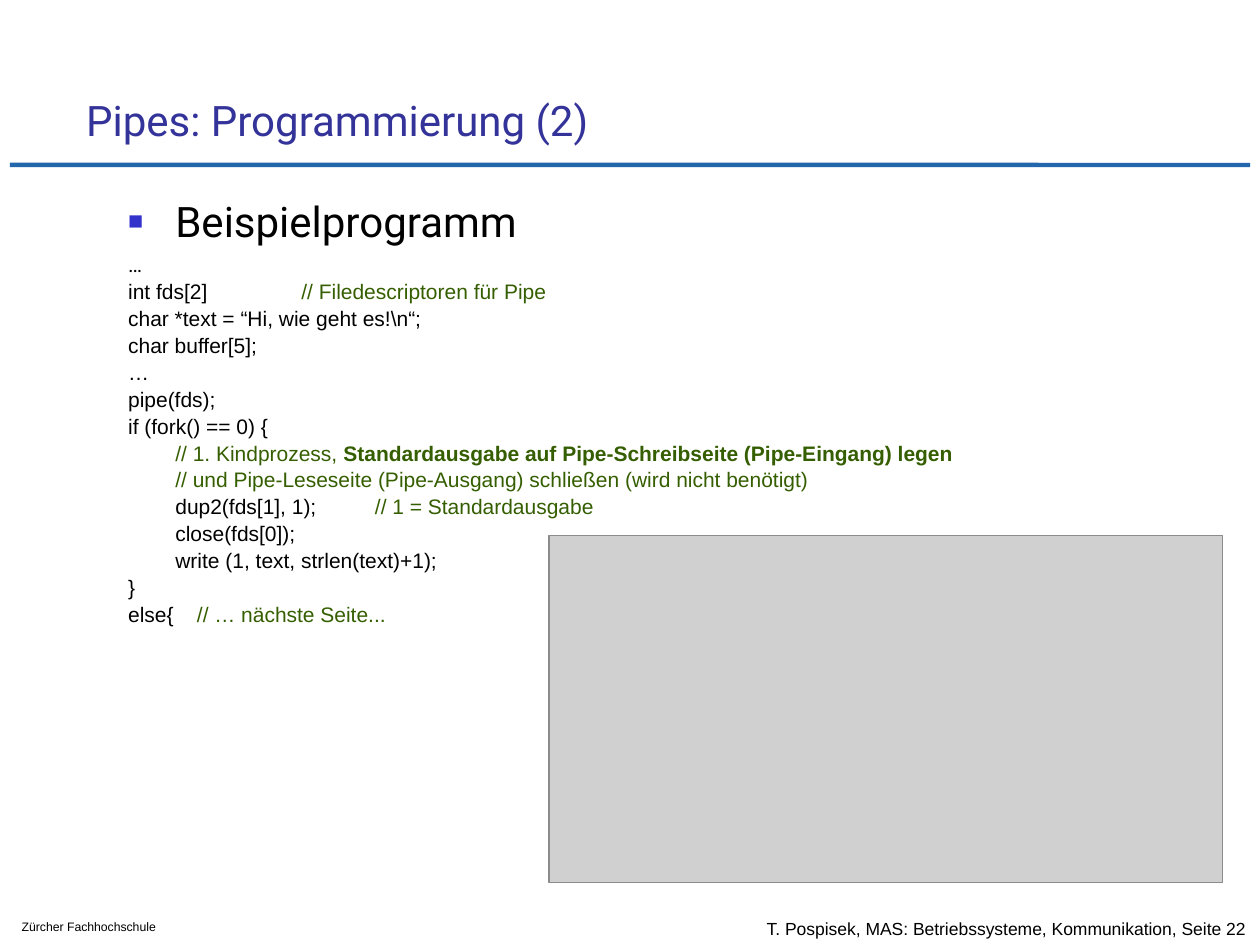
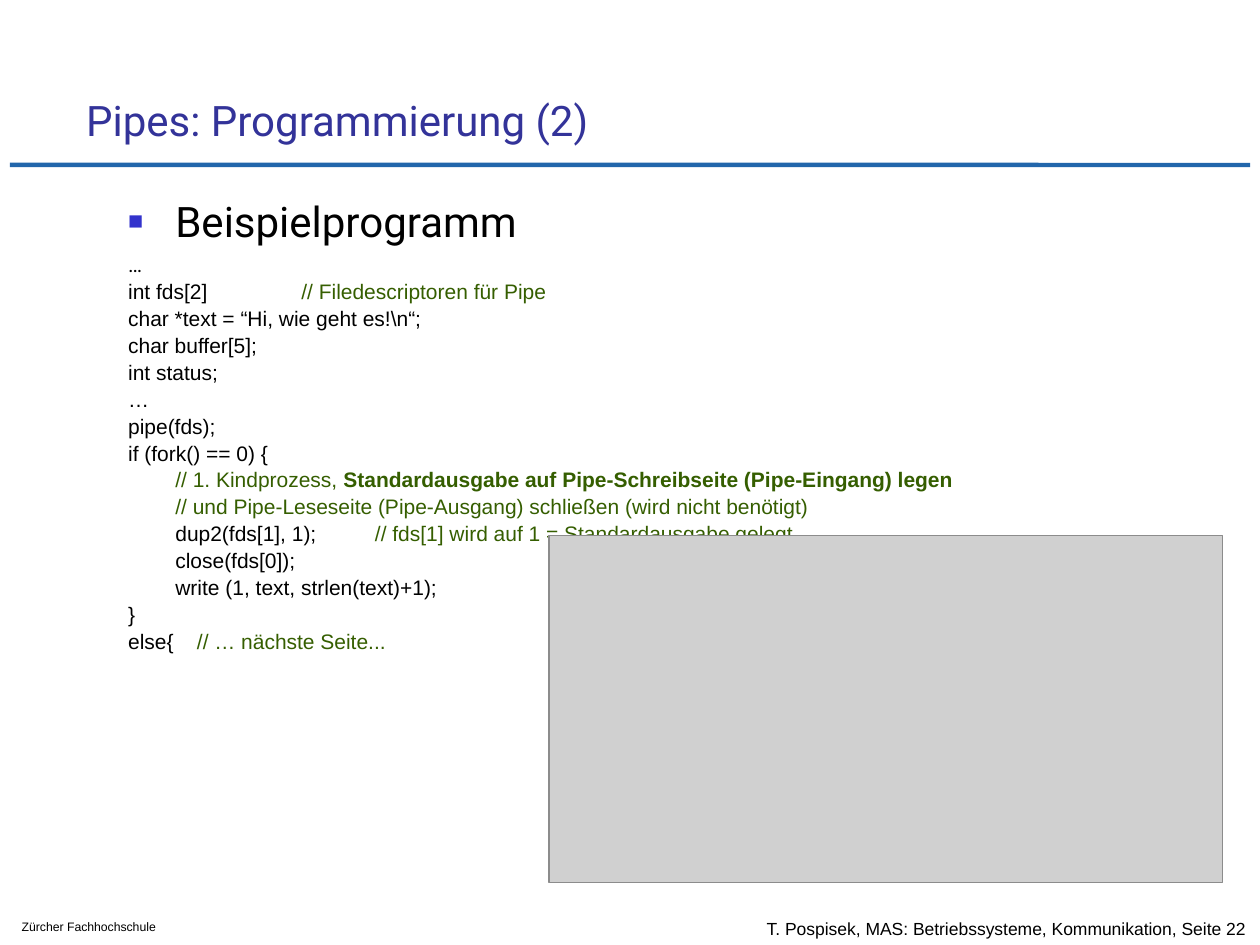
Before and after one commit to tpo/betriebssysteme, a slide deck: slide 22 of 09_Kommunikation_von_Prozessen_und_Threads.odp. Drawn at 1260x945 pixels with LibreOffice and Linux fonts; fonts in the diff are those of the drawing; grey boxes stand for pictures; background and template pictures are left out. Boxes give left, top, right and bottom in pixels: in the first picture for what was removed or moved away, otherwise in the second. Text is boxed around its words. In the diff, an @@ line names an element or a change of style, - is before the commit and + after.

```diff
--- a/09_Kommunikation_von_Prozessen_und_Threads.odp
+++ b/09_Kommunikation_von_Prozessen_und_Threads.odp
@@ text at [128, 364, 218, 383]: paragraph added @@
+int status;
@@ text at [175, 525, 792, 546]: text changed @@
-dup2(fds[1], 1); // 1 = Standardausgabe
+dup2(fds[1], 1); // fds[1] wird auf 1 = Standardausgabe gelegt
```
Also in this commit, not shown: 1 other slide changed, 1 other file.
